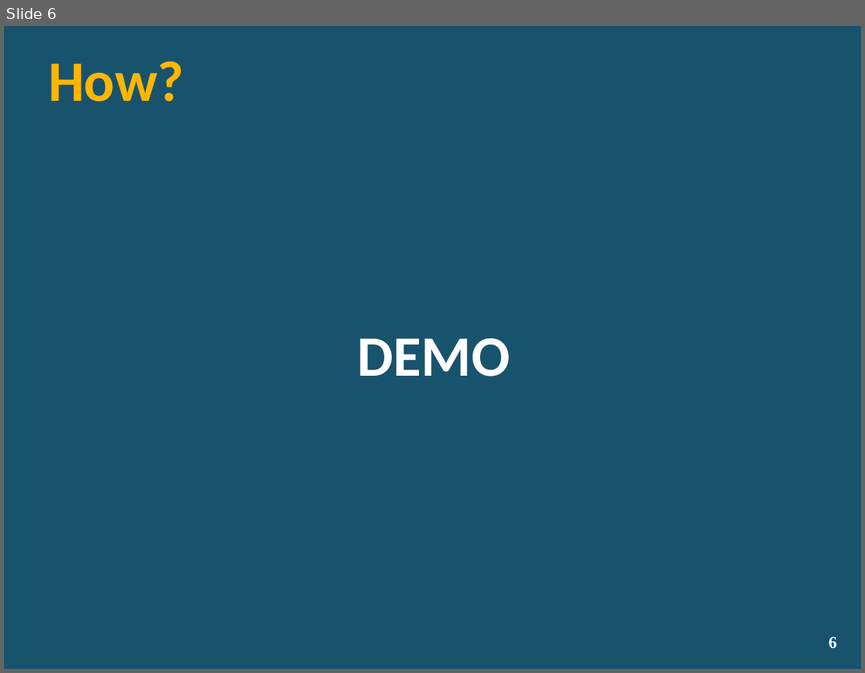
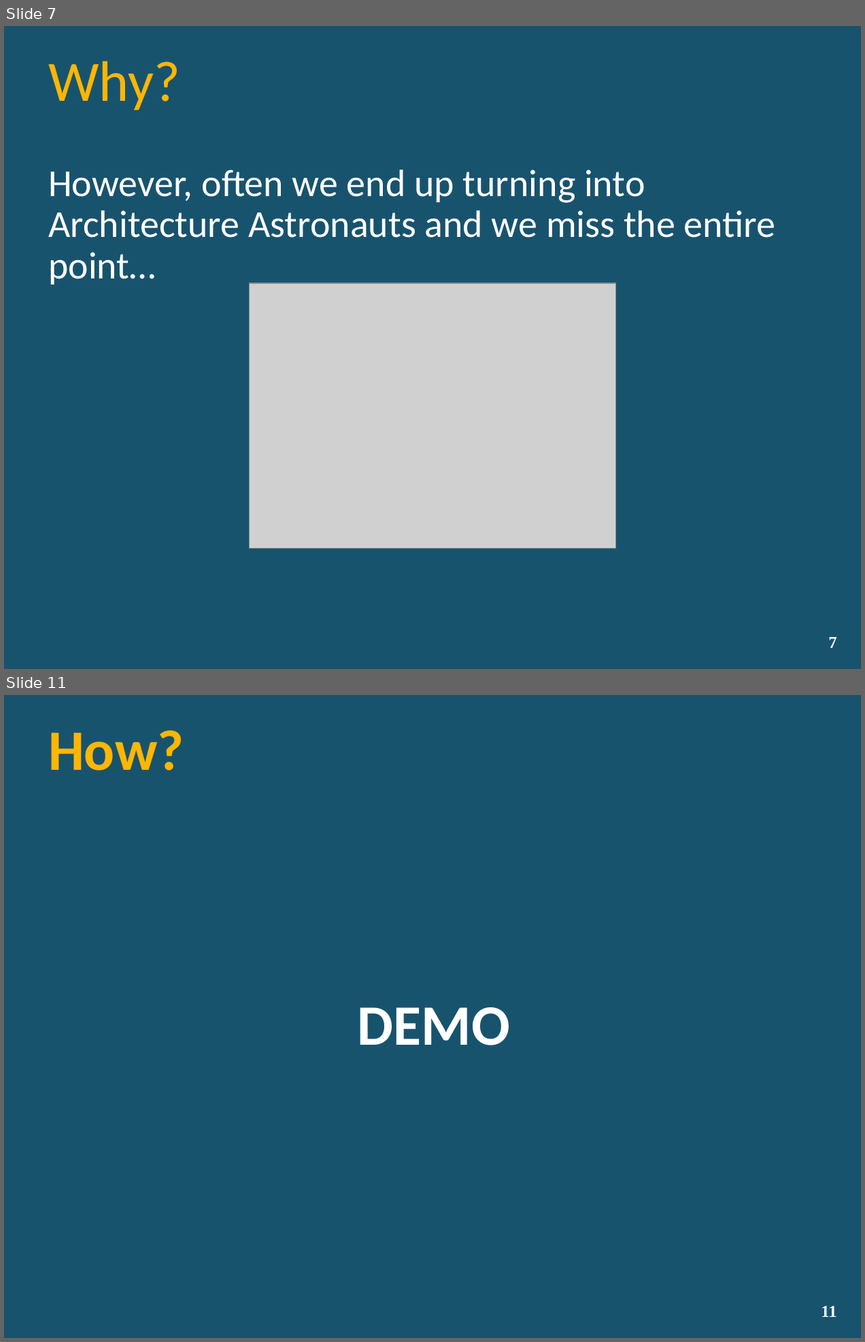
Before and after one commit to lozanotek/RefreshWithNuGet, a slide deck: slides/RefreshWithNuGet.pptx. Shown one above the other, each under a label of ours: slide 6 before the commit, slides 7 and 11 after it; the slides between them are not shown. The pictures are 865x673 and 865x1342 pixels, drawn with LibreOffice and Linux fonts; fonts in the diff are those of the drawing; grey boxes stand for pictures; background and template pictures are left out. Boxes give left, top, right and bottom in pixels: in the first picture for what was removed or moved away, otherwise in the second. Text is boxed around its words. In the diff, an @@ line names an element or a change of style, - is before the commit and + after.

```diff
--- a/slides/RefreshWithNuGet.pptx
+++ b/slides/RefreshWithNuGet.pptx
@@ slide 7 added at bbox=[4, 26, 861, 669], background picture (left out) @@
@@ title added at bbox=[48, 61, 180, 110], 48 pt, text #FFB601 @@
+Why?
@@ text added at bbox=[48, 169, 776, 284], 32 pt, text #FFFFFF @@
+However, often we end up turning into Architecture Astronauts and we miss the entire point…
@@ picture added at bbox=[249, 283, 616, 548] @@
@@ page number added at bbox=[828, 637, 836, 648], 14 pt, text #FFFFFF, bold @@
+7
@@ what was slide 6 is now slide 11 @@
@@ page number at bbox=[821, 1306, 836, 1317]: text changed @@
-6
+11
```
Also in this commit, not shown: 5 slides changed, 6 other slides added, 2 slides removed.
